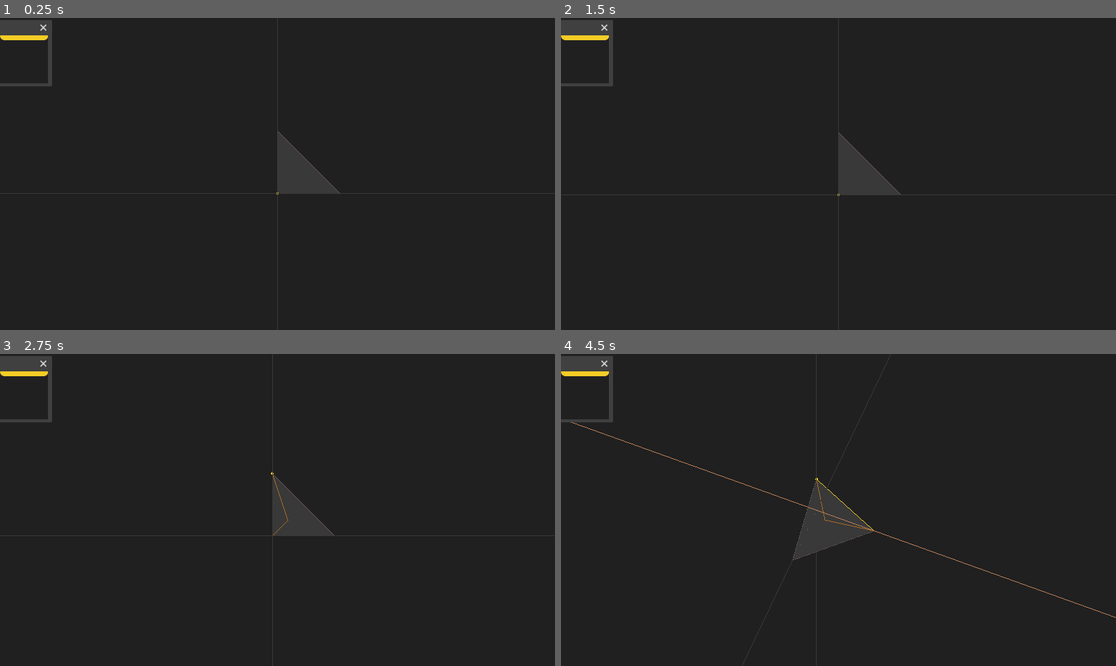
Above: before the commit, frames 1-4 (two rows, left to right).
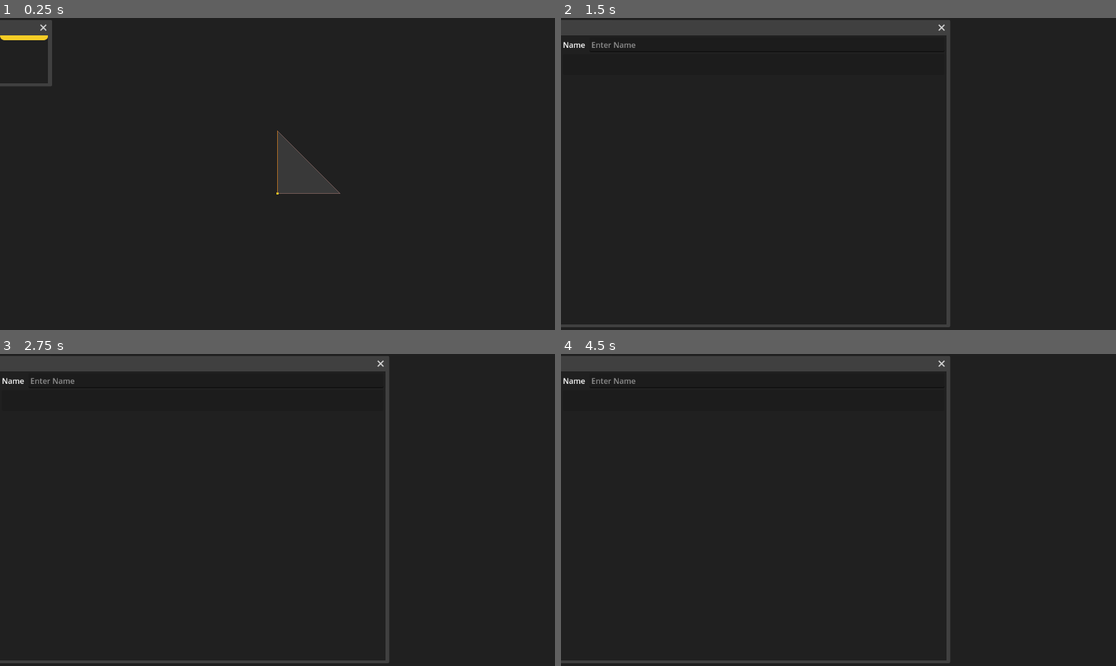
Above: after the commit, the same moments.

Repository: Y-o-p/gizmo
Game: Godot game, scene res://scenes/main.tscn
The game is run twice, just before and just after one commit, with the same random seed, the same clock (stepped at 60 frames per second) and the same inputs.
Inputs (mouse positions are in pixels of both pictures, inside the frame that each line leads up to):
- Up to frame 1 (0.25 s): no input
- Up to frame 2 (1.5 s): tap Enter (ui_accept) at 0.5, 0.77, 1.07, 1.25 s; move the mouse to (960, 158) at 0.52 s; hold Right (ui_right) 0.53-1.28 s; hold M (macro) 0.53-1.28 s; click (960, 158) at 0.67 s; tap W (create_lindenmayer, bound only after the commit) at 0.8, 1.35 s; move the mouse to (727, 189) at 1.27 s; hold Down (ui_down) from 1.28 s (still down)
- Up to frame 3 (2.75 s): tap Enter (ui_accept) at 1.52, 1.55, 1.82, 2 s; move the mouse to (333, 441) at 2.02 s; release Down (ui_down) at 2.03 s; hold Right (ui_right) from 2.03 s (still down); hold Enter (ui_accept) from 2.03 s (still down); tap M (macro) at 2.3 s
- Up to frame 4 (4.5 s): move the mouse to (810, 572) at 2.77 s; release Right (ui_right) at 2.78 s; release Enter (ui_accept) at 2.78 s; hold Up (ui_up) 2.78-3.53 s; tap M (macro) at 2.85 s; click (810, 572) at 2.92 s; tap Enter (ui_accept) at 3.02, 3.32, 3.5, 3.77, 3.8, 4.07, 4.25 s; tap W (create_lindenmayer, bound only after the commit) at 3.05 s; move the mouse to (1005, 556) at 3.52 s; hold Down (ui_down) 3.53-4.28 s; hold Middle mouse button (rotate_mode) 3.53-4.28 s; move the mouse to (794, 506) at 4.27 s; hold Up (ui_up) from 4.28 s (still down); click (794, 506) at 4.35 s

The runs differ from the first frame. In frame 1, 0.3% of the frame differs, in the area x 0-100%, y 0-100%; in frame 2, 6.1%; in frame 3, 6.1%; in frame 4, 6.7%.

Commit message:
[#35] Added initial L-System editor window and replaced commands with CallableReferences.

Diff:
--- a/gizmo/globals/scenes.gd
+++ b/gizmo/globals/scenes.gd
@@ -1 +1,4 @@
 extends Node
+
+const LINDENMAYER_EDITOR = preload("res://scenes/lindenmayer_editor.tscn")
+const COMMAND_EDITOR = preload("res://scenes/command_editor.tscn")
--- a/gizmo/project.godot
+++ b/gizmo/project.godot
@@ -150,6 +150,15 @@
 "events": [Object(InputEventKey,"resource_local_to_scene":false,"resource_name":"","device":-1,"window_id":0,"alt_press …(192 unchanged characters)…
 ]
 }
+create_lindenmayer={
+"deadzone": 0.2,
+"events": [Object(InputEventKey,"resource_local_to_scene":false,"resource_name":"","device":-1,"window_id":0,"alt_pressed":false,"shift_pressed":false,"ctrl_pressed":false,"meta_pressed":false,"pressed":false,"keycode":87,"physical_keycode":0,"key_label":0,"unicode":119,"location":0,"echo":false,"script":null)
+]
+}
+lindenmayer={
+"deadzone": 0.2,
+"events": []
+}
 
 [rendering]
 
--- /dev/null
+++ b/gizmo/scenes/command_editor.tscn
@@ -0,0 +1,23 @@
+[gd_scene load_steps=2 format=3 uid="uid://6qkturaxdr3o"]
+
+[ext_resource type="Script" uid="uid://clm74yqwj8uca" path="res://scripts/command_editor.gd" id="1_wkd5t"]
+
+[node name="CommandEditor" type="PanelContainer"]
+offset_right = 40.0
+offset_bottom = 43.0
+script = ExtResource("1_wkd5t")
+
+[node name="MarginContainer" type="MarginContainer" parent="."]
+layout_mode = 2
+theme_override_constants/margin_left = 10
+theme_override_constants/margin_top = 10
+theme_override_constants/margin_right = 10
+theme_override_constants/margin_bottom = 10
+
+[node name="ParameterContainer" type="VBoxContainer" parent="MarginContainer"]
+unique_name_in_owner = true
+layout_mode = 2
+
+[node name="NameLabel" type="Label" parent="MarginContainer/ParameterContainer"]
+unique_name_in_owner = true
+layout_mode = 2
--- /dev/null
+++ b/gizmo/scenes/lindenmayer_editor.tscn
@@ -0,0 +1,36 @@
+[gd_scene load_steps=3 format=3 uid="uid://cj7uqtjv87yvu"]
+
+[ext_resource type="Script" uid="uid://duqc3frde13on" path="res://scripts/lindenmayer_editor.gd" id="1_h7jkg"]
+[ext_resource type="PackedScene" uid="uid://6qkturaxdr3o" path="res://scenes/command_editor.tscn" id="2_vf8ai"]
+
+[node name="LindenmayerEditor" type="Window"]
+oversampling_override = 1.0
+position = Vector2i(0, 36)
+size = Vector2i(800, 600)
+script = ExtResource("1_h7jkg")
+
+[node name="MarginContainer" type="ScrollContainer" parent="."]
+offset_left = 4.0
+offset_top = 4.0
+offset_right = 796.0
+offset_bottom = 596.0
+
+[node name="VBoxContainer" type="VBoxContainer" parent="MarginContainer"]
+layout_mode = 2
+size_flags_horizontal = 3
+
+[node name="NameContainer" type="HBoxContainer" parent="MarginContainer/VBoxContainer"]
+layout_mode = 2
+alignment = 1
+
+[node name="NameLabel" type="Label" parent="MarginContainer/VBoxContainer/NameContainer"]
+layout_mode = 2
+text = "Name "
+
+[node name="NameEdit" type="LineEdit" parent="MarginContainer/VBoxContainer/NameContainer"]
+layout_mode = 2
+size_flags_horizontal = 3
+placeholder_text = "Enter Name"
+
+[node name="CommandEditor" parent="MarginContainer/VBoxContainer" instance=ExtResource("2_vf8ai")]
+layout_mode = 2
--- a/gizmo/scenes/main.tscn
+++ b/gizmo/scenes/main.tscn
@@ -19,6 +19,9 @@
 
 [node name="Model" parent="." instance=ExtResource("2_0xm2m")]
 
+[node name="Axes" parent="Model" index="3"]
+script = null
+
 [node name="GUI" type="CanvasLayer" parent="."]
 
 [node name="MarginContainer" type="MarginContainer" parent="GUI"]
@@ -37,20 +40,20 @@
 oversampling_override = 1.0
 position = Vector2i(0, 36)
 
-[node name="MarginContainer" type="ScrollContainer" parent="CommandGraph"]
+[node name="ScrollContainer" type="ScrollContainer" parent="CommandGraph"]
 anchors_preset = 15
 anchor_right = 1.0
 anchor_bottom = 1.0
 grow_horizontal = 2
 grow_vertical = 2
 
-[node name="CommandStackContainer" type="VBoxContainer" parent="CommandGraph/MarginContainer" node_paths=PackedStringArray("finish_line")]
+[node name="CommandStackContainer" type="VBoxContainer" parent="CommandGraph/ScrollContainer" node_paths=PackedStringArray("finish_line")]
 layout_mode = 2
 size_flags_horizontal = 3
 script = ExtResource("2_0wfyh")
 finish_line = NodePath("Panel")
 
-[node name="Panel" type="Panel" parent="CommandGraph/MarginContainer/CommandStackContainer"]
+[node name="Panel" type="Panel" parent="CommandGraph/ScrollContainer/CommandStackContainer"]
 custom_minimum_size = Vector2(0, 10)
 layout_mode = 2
 theme_override_styles/panel = SubResource("StyleBoxFlat_sugp2")
--- a/gizmo/scenes/model.tscn
+++ b/gizmo/scenes/model.tscn
@@ -4,7 +4,7 @@
 [ext_resource type="Script" uid="uid://bgqy5n4t8ih30" path="res://scripts/command.gd" id="1_yyhii"]
 [ext_resource type="Script" uid="uid://21b5m0wyjjr1" path="res://scripts/camera_3d.gd" id="2_d5leo"]
 [ext_resource type="Script" uid="uid://dg6ak33eu1avv" path="res://scripts/model_overlay.gd" id="2_yyhii"]
-[ext_resource type="Script" uid="uid://bjakpnm48wdg7" path="res://scripts/axes.gd" id="6_jpifx"]
+[ext_resource type="Script" path="res://axes.gd" id="6_jpifx"]
 
 [sub_resource type="Environment" id="Environment_rka1o"]
 background_mode = 1
--- /dev/null
+++ b/gizmo/scripts/callable_reference.gd
@@ -0,0 +1,7 @@
+extends RefCounted
+class_name CallableReference
+
+var callable: Callable
+
+func _init(function: Callable):
+	callable = function
--- a/gizmo/scripts/command.gd
+++ b/gizmo/scripts/command.gd
@@ -3,8 +3,8 @@
 
 @export var model: Model
 
-signal started_command(param_callback: Callable, arg_types: Array)
-signal command_completed(command_idx: int)
+signal started_command(command: CallableReference, submit: Callable)
+signal command_completed(command: CallableReference)
 signal commands_refreshed
 signal invalid_command(error: String)
 
@@ -40,11 +40,11 @@
 	for command in commands:
 		if command is String:
 			break
-		elif command is Callable:
-			if not command.is_valid():
+		elif command is CallableReference:
+			if not command.callable.is_valid():
 				break
 
-			if command.call() is String:
+			if command.callable.call() is String:
 				break
 
 	# Properties be like: nothing to see here <:^)
@@ -118,8 +118,8 @@
 	selection.selected_vertices.clear()
 
 
-func translate_arg_types() -> Array:
-	return [typeof(Vector3())]
+func translate_default_args() -> Array:
+	return [Vector3(0, 0, 0)]
 
 
 func translate(delta: Vector3):
@@ -135,8 +135,8 @@
 	selection.model.rebuild_model()
 
 
-func split_arg_types() -> Array:
-	return [typeof(float())]
+func split_default_args() -> Array:
+	return [float(0.5)]
 
 
 func split(amount: float):
@@ -304,6 +304,9 @@
 
 		print(sequence)
 		system.execute_sequence(sequence, self)
+	elif event.is_action_pressed("create_lindenmayer"):
+		var lindenmayer_editor = Scenes.LINDENMAYER_EDITOR.instantiate()
+		add_child(lindenmayer_editor)
 	else:
 		_command_input(event)
 
@@ -313,33 +316,33 @@
 	if not KEY_TO_COMMAND.has(input_text):
 		return
 
-	var callable: Callable = KEY_TO_COMMAND[input_text]
-	var command_name = callable.get_method()
+	var ref := CallableReference.new(KEY_TO_COMMAND[input_text])
+	var command_name = ref.callable.get_method()
 	if not Input.is_action_just_pressed(command_name):
 		return
 
-	if callable.get_argument_count() > 0:
+	if ref.callable.get_argument_count() > 0:
+		ref.callable = ref.callable.bindv(self.call(command_name + "_default_args"))
 		started_command.emit(
-			func(parameters: Array):
-				callable = callable.bindv(parameters)
-				var result = callable.call()
+			ref,
+			(func():
+				var result = ref.callable.call()
 				if result is String:
 					invalid_command.emit(result)
 					return
 
-				_completed_command(callable),
-			self.call(command_name + "_arg_types")
+				_completed_command(ref))
 		)
 	else:
-		callable.call()
-		_completed_command(callable)
-
-
-func _completed_command(command: Callable):
+		ref.callable.call()
+		_completed_command(ref)
+
+
+func _completed_command(command: CallableReference):
 	if macro_recording is PackedStringArray:
-		macro_recording.append(command.get_method())
-
-	stack.commands.insert(finish_line, CommandStack.CommandResource.from_callable(command))
+		macro_recording.append(command.callable.get_method())
+
+	stack.commands.insert(finish_line, CommandStack.CommandResource.from_callable(command.callable))
 	commands.insert(finish_line, command)
-	command_completed.emit(finish_line)
+	command_completed.emit(command)
 	finish_line += 1
--- /dev/null
+++ b/gizmo/scripts/command_editor.gd
@@ -0,0 +1,51 @@
+extends PanelContainer
+class_name CommandEditor
+
+signal parameters_changed
+
+var stored_command: CallableReference
+var _command_name := "":
+	set(val):
+		_command_name = val
+		%NameLabel.text = _command_name.replace("_", " ").to_pascal_case()
+
+
+func _ready():
+	if stored_command == null:
+		push_error("No command specified")
+		return
+
+	_command_name = stored_command.callable.get_method()
+
+	# Add all parameters
+	for argument in stored_command.callable.get_bound_arguments():
+		var container := HBoxContainer.new()
+		if argument is float:
+			var arg_name := Label.new()
+			arg_name.text = "Amount"
+			container.add_child(arg_name)
+
+			var float_edit := ValueEdit.new(argument)
+			float_edit.value_changed.connect(func (new_float: float):
+				stored_command.callable = Callable(User.command, _command_name).bind(new_float)
+				parameters_changed.emit()
+			)
+			container.add_child(float_edit)
+		elif argument is Vector3:
+			var args: Array = ["Δx", "Δy", "Δz"]
+
+			for i in range(args.size()):
+				var arg_name := Label.new()
+				arg_name.text = args[i]
+				container.add_child(arg_name)
+
+				var float_edit := ValueEdit.new(argument[i])
+				float_edit.value_changed.connect(func (new_float: float):
+					var current_vector: Vector3 = stored_command.callable.get_bound_arguments()[0]
+					current_vector[i] = new_float
+					stored_command.callable = Callable(User.command, _command_name).bind(current_vector)
+					parameters_changed.emit()
+				)
+				container.add_child(float_edit)
+
+		%ParameterContainer.add_child(container)
--- a/gizmo/scripts/command_stack_container.gd
+++ b/gizmo/scripts/command_stack_container.gd
@@ -20,64 +20,15 @@
 		remove_child(child)
 		child.queue_free()
 
-	for idx in range(User.command.commands.size()):
-		_on_command_completed(idx)
+	for command_reference in User.command.commands:
+		_on_command_completed(command_reference)
 
 
-func _on_command_completed(command_idx: int):
-	add_child(construct_command_node(command_idx))
-
-
-func construct_command_node(command_idx: int):
-	var command = User.command.commands[command_idx]
-	var panel_container := PanelContainer.new()
-
-	var margin_container := MarginContainer.new()
-	margin_container.add_theme_constant_override("margin_left", 10)
-	margin_container.add_theme_constant_override("margin_top", 10)
-	margin_container.add_theme_constant_override("margin_right", 10)
-	margin_container.add_theme_constant_override("margin_bottom", 10)
-	panel_container.add_child(margin_container)
-
-	var vbox_container := VBoxContainer.new()
-	margin_container.add_child(vbox_container)
-
-	var label := Label.new()
-	label.text = command.get_method()
-	vbox_container.add_child(label)
-
-	for argument in command.get_bound_arguments():
-		var container := HBoxContainer.new()
-		if argument is float:
-			var arg_name := Label.new()
-			arg_name.text = "Amount"
-			container.add_child(arg_name)
-
-			var float_edit := ValueEdit.new(argument)
-			float_edit.value_changed.connect(func (new_float: float):
-				User.command.commands[command_idx] = Callable(User.command, command.get_method()).bind(new_float)
-				User.command.reset()
-				User.command.call_commands_thus_far()
-			)
-			container.add_child(float_edit)
-		elif argument is Vector3:
-			var args: Array = ["Δx", "Δy", "Δz"]
-
-			for i in range(args.size()):
-				var arg_name := Label.new()
-				arg_name.text = args[i]
-				container.add_child(arg_name)
-
-				var float_edit := ValueEdit.new(argument[i])
-				float_edit.value_changed.connect(func (new_float: float):
-					var current_vector: Vector3 = User.command.commands[command_idx].get_bound_arguments()[0]
-					current_vector[i] = new_float
-					User.command.commands[command_idx] = Callable(User.command, command.get_method()).bind(current_vector)
-					User.command.reset()
-					User.command.call_commands_thus_far()
-				)
-				container.add_child(float_edit)
-
-		vbox_container.add_child(container)
-
-	return panel_container
+func _on_command_completed(ref: CallableReference):
+	var command_editor: CommandEditor = Scenes.COMMAND_EDITOR.instantiate()
+	command_editor.stored_command = ref
+	command_editor.parameters_changed.connect(func ():
+		User.command.reset()
+		User.command.call_commands_thus_far()
+	)
+	add_child(command_editor)
--- a/gizmo/scripts/gui.gd
+++ b/gizmo/scripts/gui.gd
@@ -16,35 +16,14 @@
 		label.queue_free()
 	)
 
-func _on_command_started(parameter_callback: Callable, argument_types: Array):
-	var edit = LineEdit.new()
-	add_child(edit)
-	edit.grab_focus()
-	edit.text_submitted.connect(func(text: String):
-		edit.queue_free()
-		var parameters = []
-		for type in argument_types:
-			match(type):
-				TYPE_FLOAT:
-					if not text.is_valid_float():
-						return
-
-					parameters.append(text.to_float())
-				TYPE_VECTOR3:
-					var tokens = text.split(" ")
-					if tokens.size() != 3:
-						return
-
-					if !tokens[0].is_valid_float() or !tokens[1].is_valid_float() or !tokens[2].is_valid_float():
-						return
-
-					parameters.append(Vector3(tokens[0].to_float(), tokens[1].to_float(), tokens[2].to_float()))
-
-		parameter_callback.call(parameters)
+func _on_command_started(ref: CallableReference, submit: Callable):
+	var command_editor: CommandEditor = Scenes.COMMAND_EDITOR.instantiate()
+	command_editor.stored_command = ref
+	command_editor.focus_mode = Control.FOCUS_ALL
+	add_child(command_editor)
+	command_editor.grab_focus()
+	command_editor.gui_input.connect(func (event: InputEvent):
+		if event.is_action_pressed("ui_accept"):
+			submit.call()
+			command_editor.queue_free()
 	)
-	edit.editing_toggled.connect(func(editing: bool):
-		if editing:
-			return
-
-		edit.queue_free()
-	)
--- /dev/null
+++ b/gizmo/scripts/lindenmayer_editor.gd
@@ -0,0 +1,2 @@
+extends Window
+class_name LindenmayerEditor
Not shown, added: gizmo/scripts/callable_reference.gd.uid
Not shown, added: gizmo/scripts/command_editor.gd.uid
Not shown, added: gizmo/scripts/lindenmayer_editor.gd.uid
